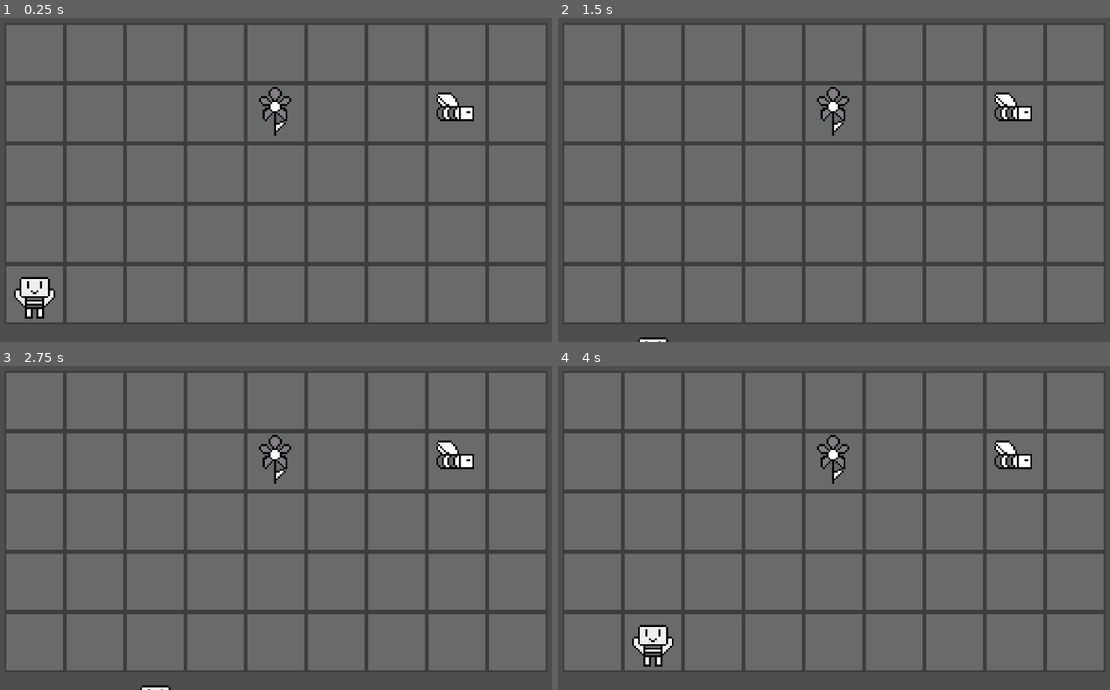
Above: before the commit, frames 1-4 (two rows, left to right).
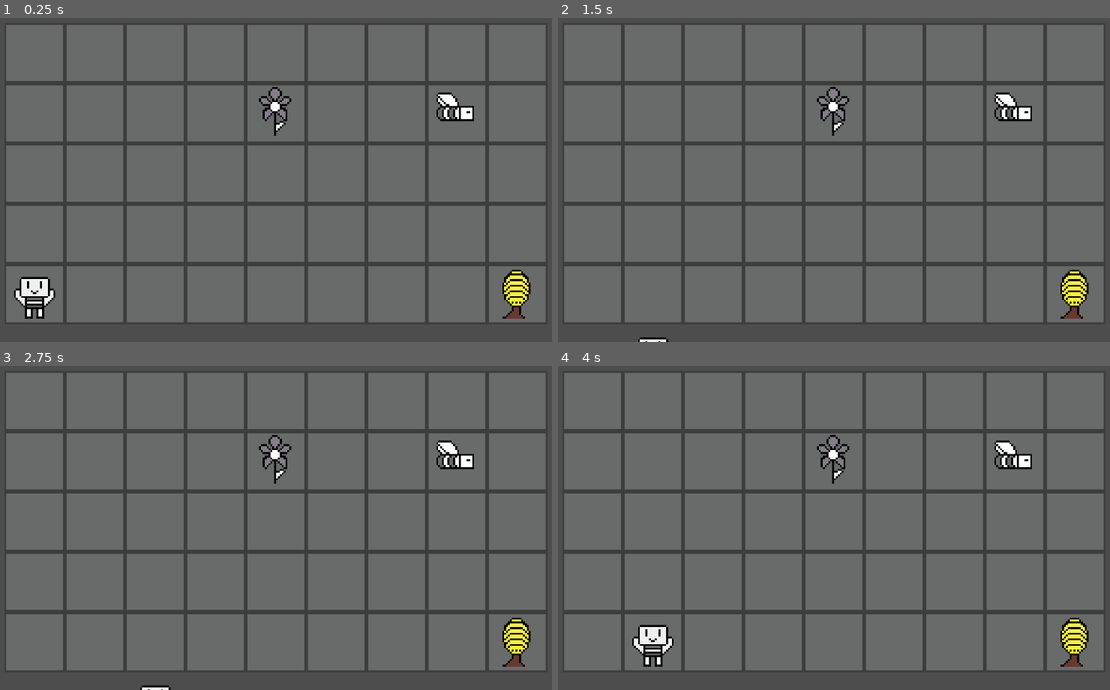
Above: after the commit, the same moments.

Repository: Le0finz/VoceNaoEstaSozinho
Game: Godot game, scene res://cenas/Mundo.tscn
Same seed, same stepped clock (60 frames per second), same inputs: the game is played once before the commit and once after it.
Inputs:
- Up to frame 1 (0.25 s): no input
- Up to frame 2 (1.5 s): tap Enter at 0.5 s; hold Right (ui_right) 0.53-1.28 s; tap Space at 1.25 s; hold Down (ui_down) from 1.28 s (still down)
- Up to frame 3 (2.75 s): tap Enter at 2 s; release Down (ui_down) at 2.03 s; hold Right (ui_right) from 2.03 s (still down)
- Up to frame 4 (4 s): tap Space at 2.75 s; release Right (ui_right) at 2.78 s; hold Up (ui_up) 2.78-3.53 s; tap Enter at 3.5 s; hold Left (ui_left) from 3.53 s (still down)

The runs differ from the first frame. In frame 1, 0.6% of the frame differs, in the area x 91-97%, y 77-93%; in frame 2, 0.6%; in frame 3, 0.6%; in frame 4, 0.6%.

Commit message:
implementando shop

Diff:
--- /dev/null
+++ b/Scripts/colmeia.gd
@@ -0,0 +1,17 @@
+extends Area2D
+
+
+# Called when the node enters the scene tree for the first time.
+func _ready():
+	pass # Replace with function body.
+
+
+# Called every frame. 'delta' is the elapsed time since the previous frame.
+func _process(delta):
+	pass
+
+
+func _on_body_entered(body):
+	if body.name == "player":
+
+		get_node("Shop/AnimationPlayer").play("TransIn")
--- a/cenas/Mundo.tscn
+++ b/cenas/Mundo.tscn
@@ -1,9 +1,12 @@
-[gd_scene load_steps=7 format=3 uid="uid://csxox6m3b0nj8"]
+[gd_scene load_steps=11 format=3 uid="uid://csxox6m3b0nj8"]
 
 [ext_resource type="Texture2D" uid="uid://k0whpmje0fh0" path="res://VNES ASsets/Tile.png" id="1_wvik3"]
 [ext_resource type="Texture2D" uid="uid://q1d6r4ue0138" path="res://VNES ASsets/abelinho.png" id="2_16qpe"]
 [ext_resource type="PackedScene" uid="uid://bfxpfy6adykub" path="res://cenas/player.tscn" id="3_ovuux"]
 [ext_resource type="PackedScene" uid="uid://vpjb71yu1yo5" path="res://cenas/Flor.tscn" id="4_aw7sw"]
+[ext_resource type="PackedScene" uid="uid://c2nhoysivdxbt" path="res://cenas/shop.tscn" id="5_3y8ph"]
+[ext_resource type="Script" path="res://Scripts/colmeia.gd" id="5_ply1o"]
+[ext_resource type="Texture2D" uid="uid://cqyjuhtj7ot2t" path="res://VNES ASsets/colmeia.png" id="7_ofsf8"]
 
 [sub_resource type="TileSetAtlasSource" id="TileSetAtlasSource_2gc32"]
 resource_name = "Tile"
@@ -14,6 +17,8 @@
 [sub_resource type="TileSet" id="TileSet_5s0aw"]
 tile_size = Vector2i(32, 32)
 sources/0 = SubResource("TileSetAtlasSource_2gc32")
+
+[sub_resource type="RectangleShape2D" id="RectangleShape2D_dmun6"]
 
 [node name="Node2D" type="Node2D"]
 
@@ -35,3 +40,18 @@
 zoom = Vector2(3.625, 3.625)
 
 [node name="Area2D" parent="." instance=ExtResource("4_aw7sw")]
+
+[node name="Area2D2" type="Area2D" parent="."]
+script = ExtResource("5_ply1o")
+
+[node name="Shop" parent="Area2D2" instance=ExtResource("5_3y8ph")]
+
+[node name="CollisionShape2D" type="CollisionShape2D" parent="Area2D2"]
+position = Vector2(271, -14)
+shape = SubResource("RectangleShape2D_dmun6")
+
+[node name="colmeia" type="Sprite2D" parent="Area2D2"]
+position = Vector2(271, -19)
+texture = ExtResource("7_ofsf8")
+
+[connection signal="body_entered" from="Area2D2" to="Area2D2" method="_on_body_entered"]
--- a/cenas/player.tscn
+++ b/cenas/player.tscn
@@ -1,12 +1,12 @@
 [gd_scene load_steps=4 format=3 uid="uid://bfxpfy6adykub"]
 
-[ext_resource type="Script" path="res://cenas/player2.gd" id="1_35r08"]
+[ext_resource type="Script" path="res://Scripts/player2.gd" id="1_qrnic"]
 [ext_resource type="Texture2D" uid="uid://dr36eq5ckbfew" path="res://VNES ASsets/belha.png" id="2_1y7c8"]
 
 [sub_resource type="RectangleShape2D" id="RectangleShape2D_6b5mm"]
 
 [node name="player" type="CharacterBody2D"]
-script = ExtResource("1_35r08")
+script = ExtResource("1_qrnic")
 
 [node name="CollisionShape2D" type="CollisionShape2D" parent="."]
 shape = SubResource("RectangleShape2D_6b5mm")
--- /dev/null
+++ b/cenas/shop.gd
@@ -0,0 +1,5 @@
+extends CanvasLayer
+
+
+func _on_button_pressed():
+	get_node("AnimationPlayer").play("TransOut")
--- a/cenas/shop.tscn
+++ b/cenas/shop.tscn
@@ -1,7 +1,104 @@
-[gd_scene format=3 uid="uid://c2nhoysivdxbt"]
+[gd_scene load_steps=6 format=3 uid="uid://c2nhoysivdxbt"]
+
+[ext_resource type="Script" path="res://cenas/shop.gd" id="1_myp3m"]
+
+[sub_resource type="Animation" id="Animation_x6xun"]
+resource_name = "TransIn"
+tracks/0/type = "value"
+tracks/0/imported = false
+tracks/0/enabled = true
+tracks/0/path = NodePath(".:offset")
+tracks/0/interp = 1
+tracks/0/loop_wrap = true
+tracks/0/keys = {
+"times": PackedFloat32Array(0, 1),
+"transitions": PackedFloat32Array(1, 1),
+"update": 0,
+"values": [Vector2(0, 0), Vector2(0, -700)]
+}
+
+[sub_resource type="Animation" id="Animation_ynyj2"]
+resource_name = "TransOut"
+tracks/0/type = "value"
+tracks/0/imported = false
+tracks/0/enabled = true
+tracks/0/path = NodePath(".:offset")
+tracks/0/interp = 1
+tracks/0/loop_wrap = true
+tracks/0/keys = {
+"times": PackedFloat32Array(0, 1),
+"transitions": PackedFloat32Array(1, 1),
+"update": 0,
+"values": [Vector2(0, -700), Vector2(0, 0)]
+}
+
+[sub_resource type="Animation" id="Animation_huotr"]
+length = 0.001
+tracks/0/type = "value"
+tracks/0/imported = false
+tracks/0/enabled = true
+tracks/0/path = NodePath(".:offset")
+tracks/0/interp = 1
+tracks/0/loop_wrap = true
+tracks/0/keys = {
+"times": PackedFloat32Array(0),
+"transitions": PackedFloat32Array(1),
+"update": 0,
+"values": [Vector2(0, 0)]
+}
+
+[sub_resource type="AnimationLibrary" id="AnimationLibrary_y4v2t"]
+_data = {
+"RESET": SubResource("Animation_huotr"),
+"TransIn": SubResource("Animation_x6xun"),
+"TransOut": SubResource("Animation_ynyj2")
+}
 
 [node name="Shop" type="CanvasLayer"]
+process_mode = 3
+script = ExtResource("1_myp3m")
 
 [node name="Panel" type="Panel" parent="."]
-offset_right = 1156.0
-offset_bottom = 647.0
+offset_left = 77.0
+offset_top = 683.0
+offset_right = 1073.0
+offset_bottom = 1161.0
+
+[node name="AnimationPlayer" type="AnimationPlayer" parent="."]
+libraries = {
+"": SubResource("AnimationLibrary_y4v2t")
+}
+
+[node name="Button" type="Button" parent="."]
+offset_left = 947.0
+offset_top = 712.0
+offset_right = 1044.0
+offset_bottom = 768.0
+text = "Fechar"
+
+[node name="Control" type="Control" parent="."]
+layout_mode = 3
+anchors_preset = 0
+offset_right = 40.0
+offset_bottom = 40.0
+
+[node name="Name" type="Label" parent="Control"]
+layout_mode = 0
+offset_left = 481.0
+offset_top = 756.0
+offset_right = 580.0
+offset_bottom = 805.0
+text = "Name"
+horizontal_alignment = 1
+autowrap_mode = 3
+
+[node name="Des" type="Label" parent="Control"]
+offset_left = 282.0
+offset_top = 1011.0
+offset_right = 839.0
+offset_bottom = 1101.0
+text = "gqoegnqiongqongqiodngoqngoiqdngi"
+horizontal_alignment = 1
+autowrap_mode = 3
+
+[connection signal="pressed" from="Button" to="." method="_on_button_pressed"]
Renamed: cenas/player2.gd -> Scripts/player2.gd
Binary file added: VNES ASsets/colmeia.png
Not shown, added: VNES ASsets/colmeia.png.import
Binary file added: VNES ASsets/polen.png
Not shown, added: VNES ASsets/polen.png.import
